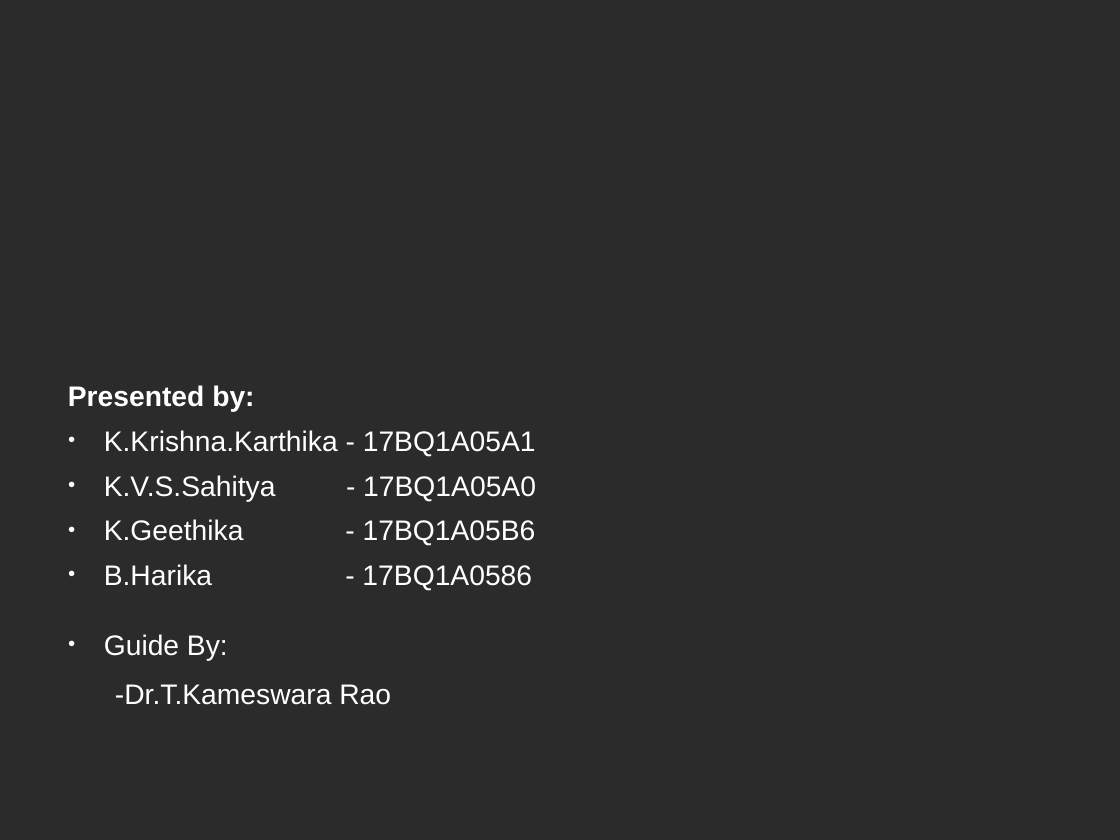
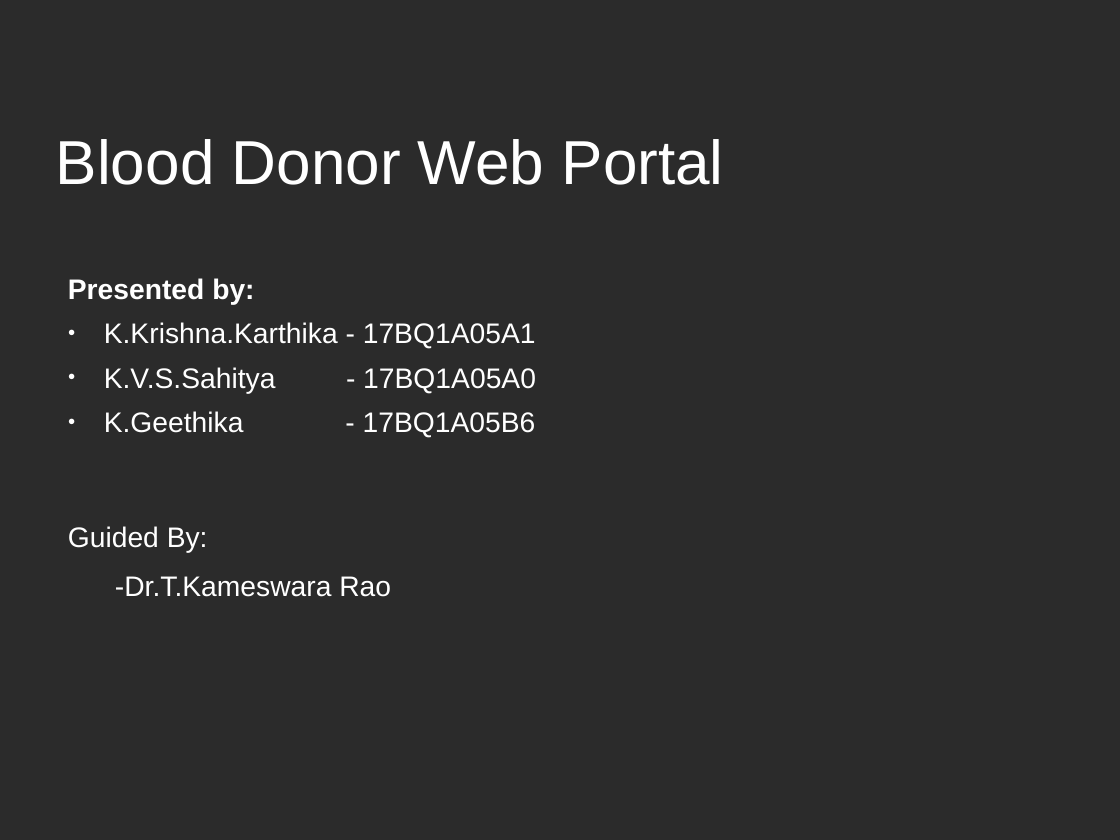
Before and after one commit to sahitya4/Miniproject, a slide deck: slide 1 of miniproject.ppt (slide 2 before the commit). Drawn at 1120x840 pixels with LibreOffice and Linux fonts; fonts in the diff are those of the drawing; background and template pictures are left out; a plain dark background stands for a picture behind light text. Boxes give left, top, right and bottom in pixels: in the first picture for what was removed or moved away, otherwise in the second. Text is boxed around its words. In the diff, an @@ line names an element or a change of style, - is before the commit and + after.

```diff
--- a/miniproject.ppt
+++ b/miniproject.ppt
@@ title added at (x1=56, y1=139, x2=724, y2=185), 44 pt, text #FFFFFF @@
+Blood Donor Web Portal
@@ text "Presented by:" moved from (x1=68, y1=385, x2=536, y2=705) to (x1=68, y1=278, x2=536, y2=597) @@
@@ text at (x1=68, y1=526, x2=208, y2=553): text changed @@
-● B.Harika - 17BQ1A0586
-● Guide By:
+Guided By:
```
Also in this commit, not shown: 10 other slides changed, 1 slide removed.
